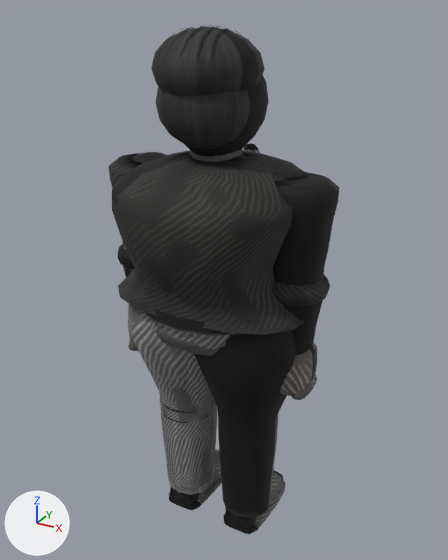
The glTF model assets/models/hantaecheol_a.glb: old version first, new version second.
One viewpoint serves both versions: a 50 mm lens placed at (1.047, -1.85, 1.98), pointed at (0.003, 0.047, 1.031). Every picture has the same lights, and +X, +Y and +Z are marked at lower left. The picture after the commit comes second. Vertices at exactly the same position are counted once.

The first picture shows 'Body'.
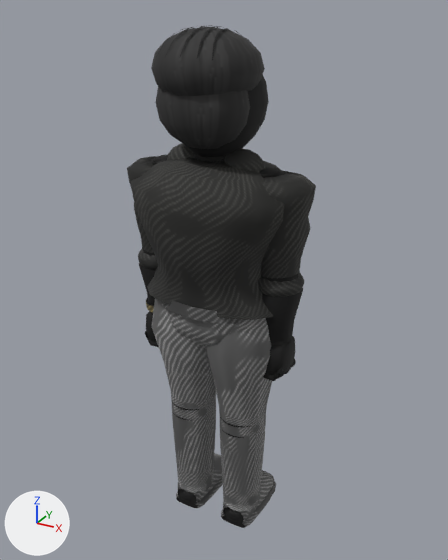
Patch to the scene script:
```diff
--- a/assets/models/hantaecheol_a.glb.py
+++ b/assets/models/hantaecheol_a.glb.py
@@ me_mesh_0 @@
 # used by ob_body; location = (0.0, 0.0, 0.0)
-me_mesh_0.from_pydata(...)  # 4121 vertices, 7478 faces; spans x -0.44..0.44, y -0.34..0.34, z -0.04..1.93
+me_mesh_0.from_pydata(...)  # 4741 vertices, 8678 faces; spans x -0.36..0.36, y -0.23..0.24, z -0.03..1.93
+# me_mesh_0 part 1: the loose piece of 32 vertices spanning x -0.25..0.25, y -0.28..0.28, z 0.97..1.01 is scaled about its middle by (0.81, 0.662, 1)
+# me_mesh_0 part 2: the loose piece of 107 vertices spanning x -0.04..0.04, y 0.25..0.28, z 1.41..1.51 is moved by (0.0, -0.09, 0.0)
+# me_mesh_0 part 3: the loose piece of 12 vertices spanning x 0.08..0.2, y -0.12..-0.11, z 0.44..0.45 is scaled about the mesh origin by (0.78, 0.78, 1)
+# me_mesh_0 part 4: the loose piece of 52 vertices spanning x 0.33..0.4, y -0.08..0.09, z 0.67..0.73 is deleted
+# me_mesh_0 part 5: 711 vertices moved from x -0.44..0.44, y -0.34..0.34, z -0.02..1.54 to x -0.36..0.36, y -0.22..0.22, z -0.02..1.54; 1595 vertices removed from x -0.43..0.43, y -0.27..0.27, z -0.04..1.61; 2193 vertices added at x -0.34..0.34, y -0.18..0.24, z -0.03..1.61
+# me_mesh_0 part 6: 1789 kept faces spanning x -0.36..0.36, y -0.23..0.22, z 0.05..1.93 get new texture (UV) coordinates
+# me_mesh_0 part 7: 86 kept faces spanning x -0.32..0.32, y -0.12..0.08, z 0.44..1.18 get new vertex colours
+# other edits to the shape of me_mesh_0 do not show in these pictures
 me_mesh_0.materials.append(mat_material_0)
```

Pixel boxes [x1, y1, x2, y2] of what changed, in the pictures (448 x 560 px; the box of a moved part takes in the faces that stretch with it):
'Body', reshaped (18% narrower)
    before: [109, 25, 340, 534]
    after: [127, 25, 316, 528]
part 1 of me_mesh_0, moved or reshaped
    before: [145, 310, 238, 336]
    after: [162, 300, 242, 324]
part 2 of me_mesh_0, moved or reshaped (not visible afterwards)
    before: [243, 143, 260, 153]
part 3 of me_mesh_0, moved or reshaped
    before: [223, 435, 246, 444]
    after: [222, 430, 244, 438]
part 4 of me_mesh_0, deleted
    before: [291, 374, 317, 400]
part 5 of me_mesh_0, moved or reshaped
    before: [118, 149, 330, 534]
    after: [138, 143, 304, 528]
part 6 of me_mesh_0, surface changed
    before: [109, 30, 340, 515]
    after: [127, 30, 316, 510]
part 7 of me_mesh_0, recoloured
    before: [123, 245, 324, 444]
    after: [141, 238, 301, 438]
